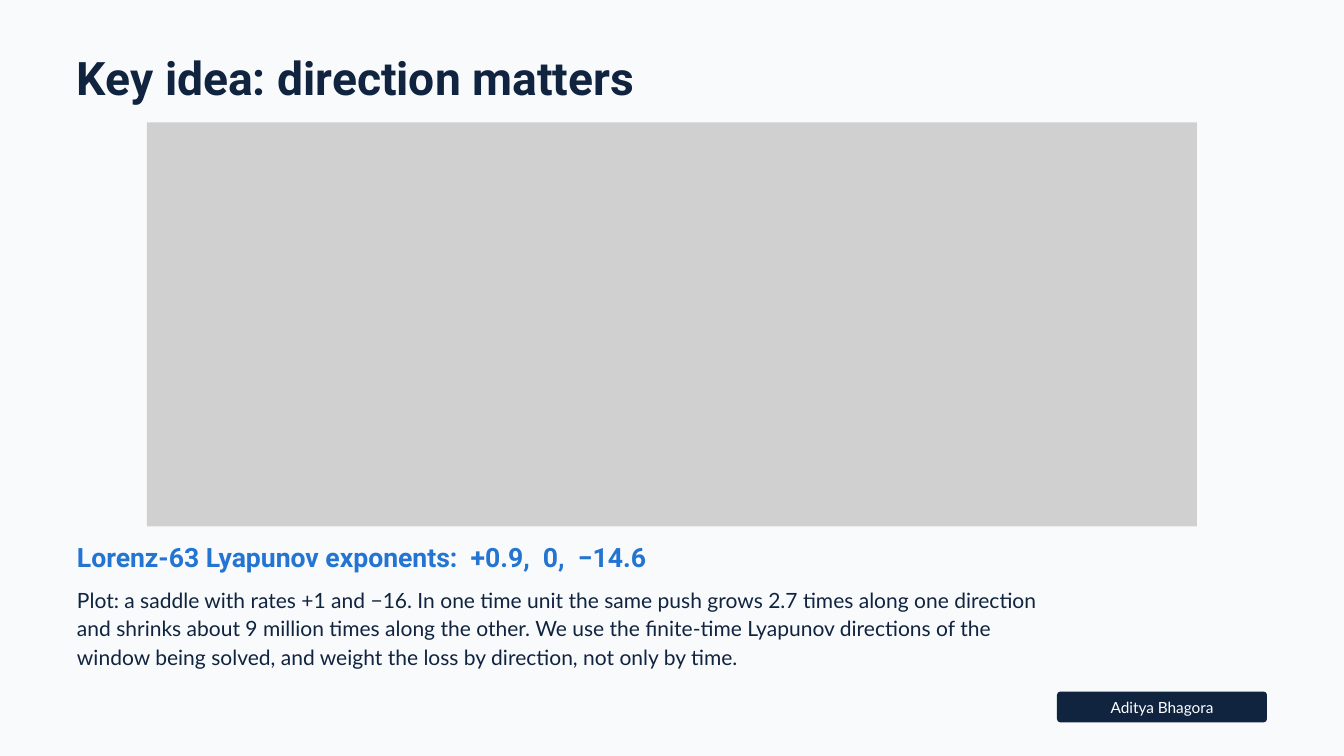
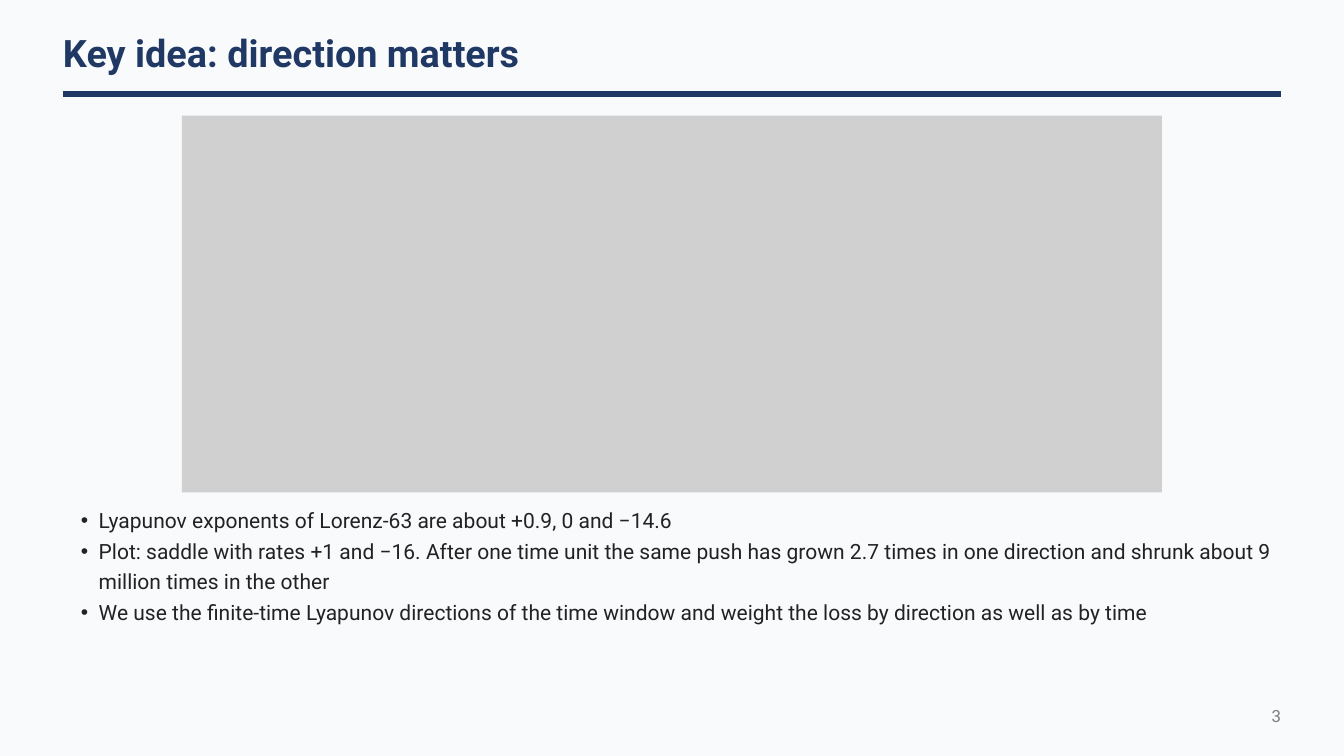
Before and after one commit to ChandraguptSharma07/directional_pinn, a slide deck: slide 3 of matrix_weighting/docs/slides/presentation.pptx. Drawn at 1344x756 pixels with LibreOffice and Linux fonts; fonts in the diff are those of the drawing; grey boxes stand for pictures. Boxes give left, top, right and bottom in pixels: in the first picture for what was removed or moved away, otherwise in the second. Text is boxed around its words. In the diff, an @@ line names an element or a change of style, - is before the commit and + after.

```diff
--- a/matrix_weighting/docs/slides/presentation.pptx
+++ b/matrix_weighting/docs/slides/presentation.pptx
@@ text "Key idea: direction matters": place and size @@
-text "Key idea: direction matters" at bbox=[77, 60, 633, 105]
+text "Key idea: direction matters" at bbox=[63, 38, 519, 75]
@@ text "Key idea: direction matters" at bbox=[63, 38, 519, 75]: size 49.5 to 40.5 pt, text colour #10233F to #1F3864; line spacing 69.3pt to 48.6pt @@
@@ freeform shape added at bbox=[63, 91, 1281, 96], fill #1F3864 @@
@@ picture: place and size @@
-picture at bbox=[147, 122, 1197, 526]
+picture at bbox=[182, 116, 1162, 493]
@@ text at bbox=[99, 512, 1270, 625]: text changed; font Lato to Roboto; text colour #10233F to #222222 @@
-Plot: a saddle with rates +1 and −16. In one time unit the same push grows 2.7 times along one direction and shrinks about 9 million times along the other. We use the finite-time Lyapunov directions of the window being solved, and weight the loss by direction, not only by time.
+  • Lyapunov exponents of Lorenz-63 are about +0.9, 0 and −14.6
+  • Plot: saddle with rates +1 and −16. After one time unit the same push has grown 2.7 times in one direction and shrunk about 9 million times in the other
+  • We use the finite-time Lyapunov directions of the time window and weight the loss by direction as well as by time
@@ text removed at bbox=[77, 548, 646, 573] @@
-Lorenz-63 Lyapunov exponents: +0.9, 0, −14.6
@@ freeform shape removed at bbox=[1057, 691, 1267, 722] @@
@@ text removed at bbox=[1111, 701, 1214, 716] @@
-Aditya Bhagora
@@ text added at bbox=[1272, 710, 1281, 722], 18 pt, text #7F7F7F @@
+3
```
Also in this commit, not shown: 11 other slides changed, 1 slide added, 2 other files.
